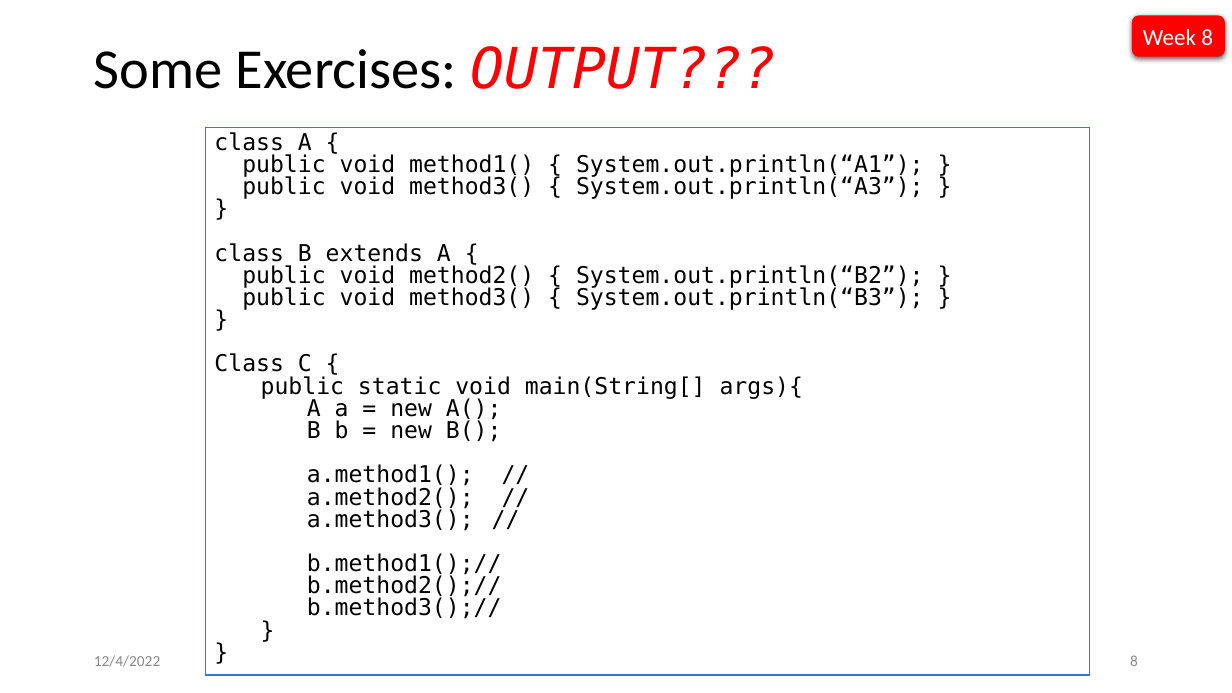
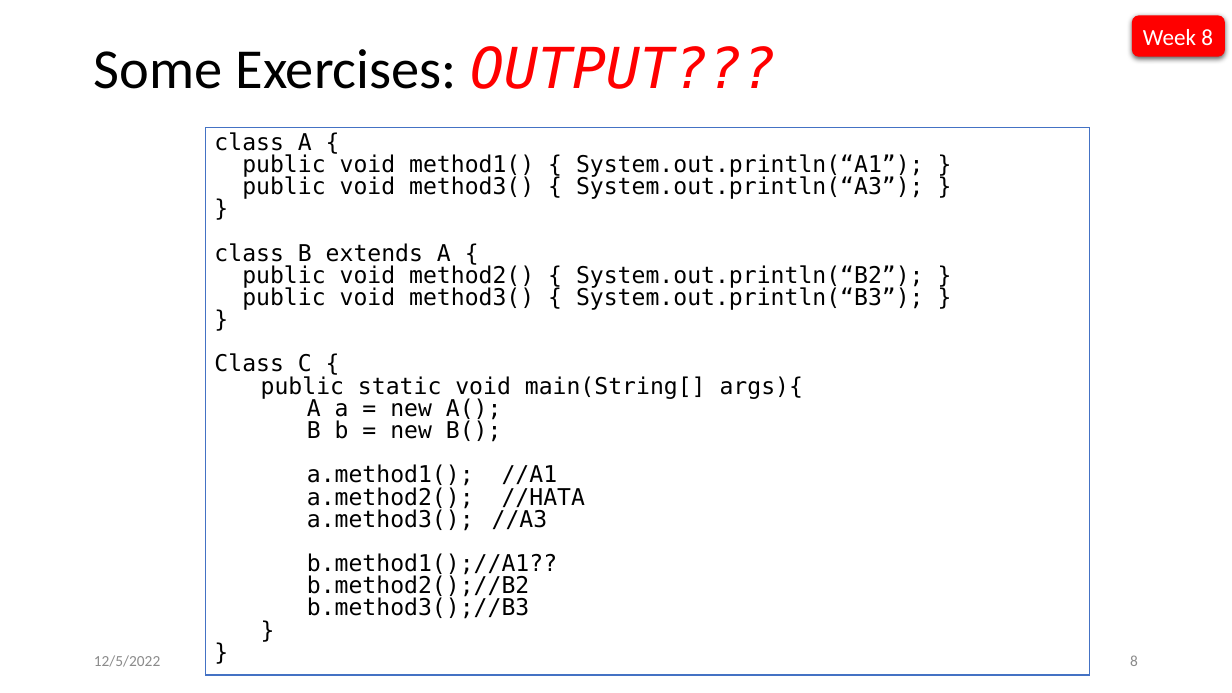
Before and after one commit to cankoyuncu/ObjectOriantedProgramming, a slide deck: slide 8 of week9/Week9.pptx. Drawn at 1232x693 pixels with LibreOffice and Linux fonts; fonts in the diff are those of the drawing. Boxes give left, top, right and bottom in pixels: in the first picture for what was removed or moved away, otherwise in the second. Text is boxed around its words. In the diff, an @@ line names an element or a change of style, - is before the commit and + after.

```diff
--- a/week9/Week9.pptx
+++ b/week9/Week9.pptx
@@ text in rectangle at bbox=[307, 464, 585, 619]: text changed @@
-    a.method1(); //
-    a.method2(); //
-    a.method3(); //
-    b.method1();//
-    b.method2();//
-    b.method3();//
+    a.method1(); //A1
+    a.method2(); //HATA
+    a.method3(); //A3
+    b.method1();//A1??
+    b.method2();//B2
+    b.method3();//B3
@@ text at bbox=[94, 655, 160, 667]: text changed @@
-12/4/2022
+12/5/2022
```
Also in this commit, not shown: 29 other slides changed, 8 other files.
